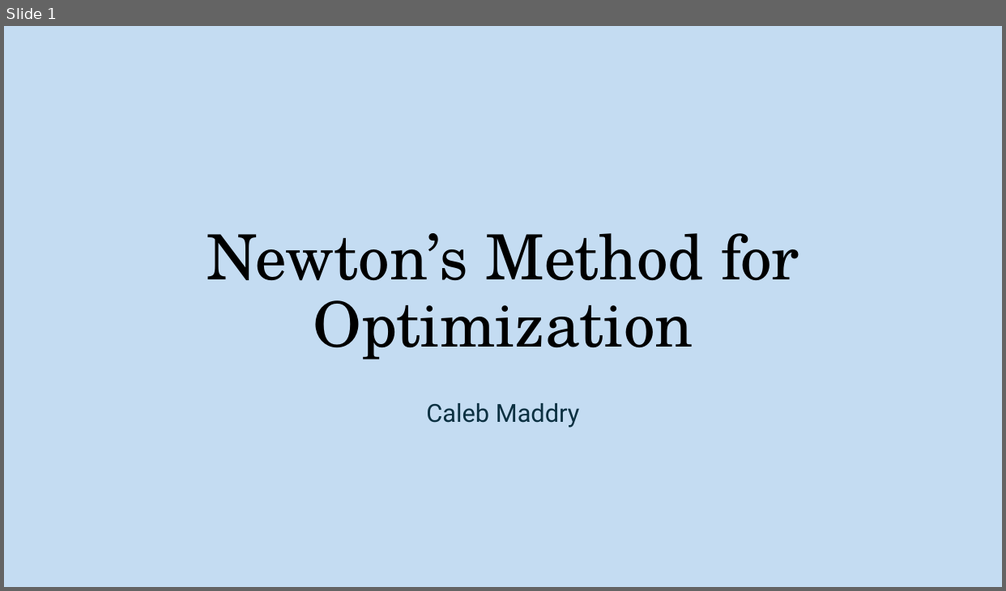
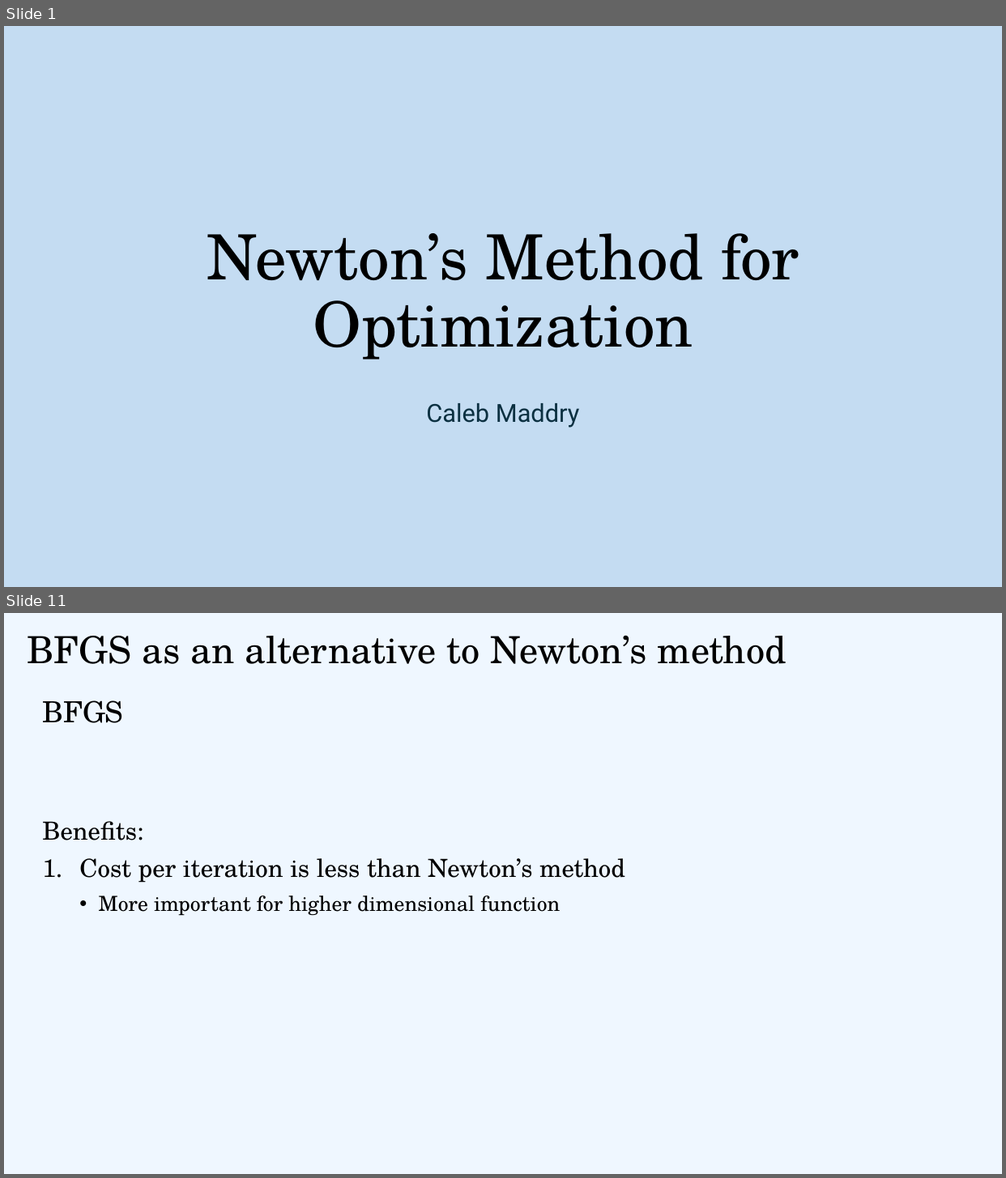
Before and after one commit to cmaddry/APPM-4600, a slide deck: Final Project/Presentation/APPM 4600 Final Presentation.pptx. Shown one above the other, each under a label of ours: slide 1 before the commit, slides 1 and 11 after it; the slides between them are not shown. The pictures are 1006x591 and 1006x1178 pixels, drawn with LibreOffice and Linux fonts; fonts in the diff are those of the drawing. Boxes give left, top, right and bottom in pixels: in the first picture for what was removed or moved away, otherwise in the second. Text is boxed around its words. In the diff, an @@ line names an element or a change of style, - is before the commit and + after.

```diff
--- a/Final Project/Presentation/APPM 4600 Final Presentation.pptx
+++ b/Final Project/Presentation/APPM 4600 Final Presentation.pptx
@@ slide 11 added at [4,613,1002,1174], background #EFF7FF @@
@@ title added at [27,635,786,664], 36 pt, text #000000 @@
+BFGS as an alternative to Newton’s method
@@ text added at [42,700,625,916], 24 pt, text #000000 @@
+BFGS
+Benefits:
+1. Cost per iteration is less than Newton’s method
+  • More important for higher dimensional function
```
Also in this commit, not shown: 1 slide changed, 14 other slides added, 1 slide removed, 23 other files.
